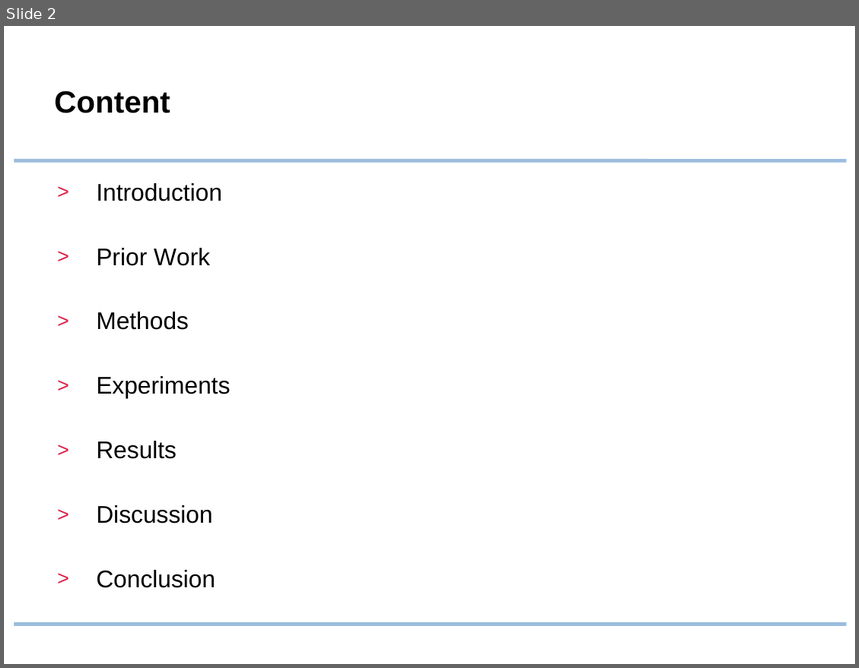
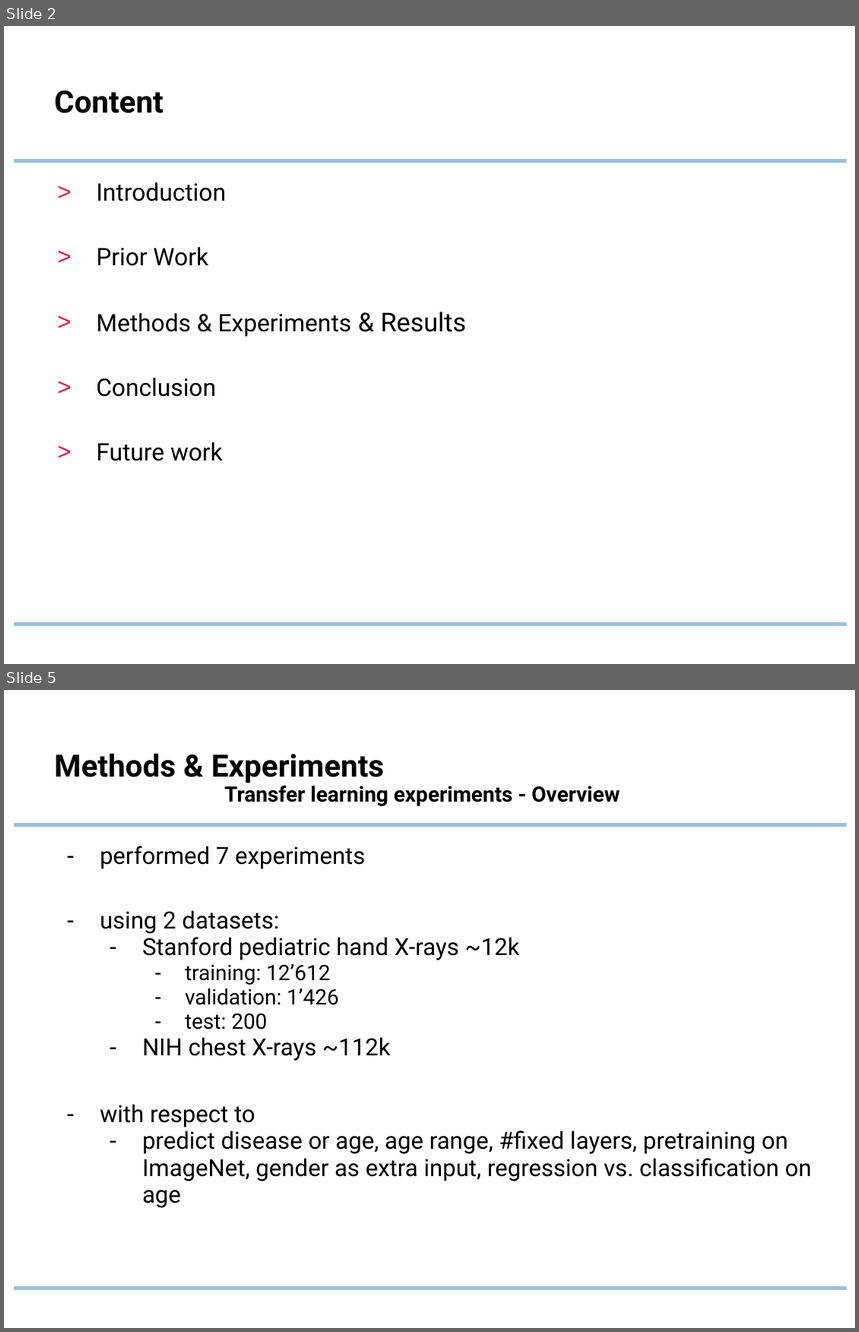
Before and after one commit to lukaszbinden/pediatric-bone-age-prediction, a slide deck: Presentation.pptx. Shown one above the other, each under a label of ours: slide 2 before the commit, slides 2 and 5 after it; the slides between them are not shown. The pictures are 859x668 and 859x1332 pixels, drawn with LibreOffice and Linux fonts; fonts in the diff are those of the drawing; background and template pictures are left out. Boxes give left, top, right and bottom in pixels: in the first picture for what was removed or moved away, otherwise in the second. Text is boxed around its words. In the diff, an @@ line names an element or a change of style, - is before the commit and + after.

```diff
--- a/Presentation.pptx
+++ b/Presentation.pptx
@@ slide 5 added at box(4, 690, 855, 1328), background #FFFFFF; not listed: 2 template elements that a slide beside it also shows @@
@@ title added at box(54, 753, 620, 806), 18 pt, text #000000, bold @@
+Methods & Experiments
+Transfer learning experiments - Overview
@@ text added at box(100, 846, 812, 1208), 20 pt, text #000000 @@
+– performed 7 experiments
+– using 2 datasets:
+  – Stanford pediatric hand X-rays ~12k
+    – training: 12’612
+    – validation: 1’426
+    – test: 200
+  – NIH chest X-rays ~112k
+– with respect to
+  – predict disease or age, age range, #fixed layers, pretraining on ImageNet, gender as extra input, regression vs. classification on age
@@ slide 2 changed as well @@
@@ title "Content" at box(54, 91, 164, 113): font Arial to Roboto @@
@@ text at box(96, 183, 226, 397): font Arial to Roboto in "Introduction", "Prior Work", "Conclusion"; less space between paragraphs @@
@@ text at box(96, 312, 467, 337): text changed; font Arial to Roboto @@
-> Methods
-> Experiments
-> Results
-> Discussion
+> Methods & Experiments & Results
@@ text at box(96, 442, 223, 461): paragraph added @@
+> Future work
```
Also in this commit, not shown: 1 other slide changed, 19 other slides added, 8 slides removed.
